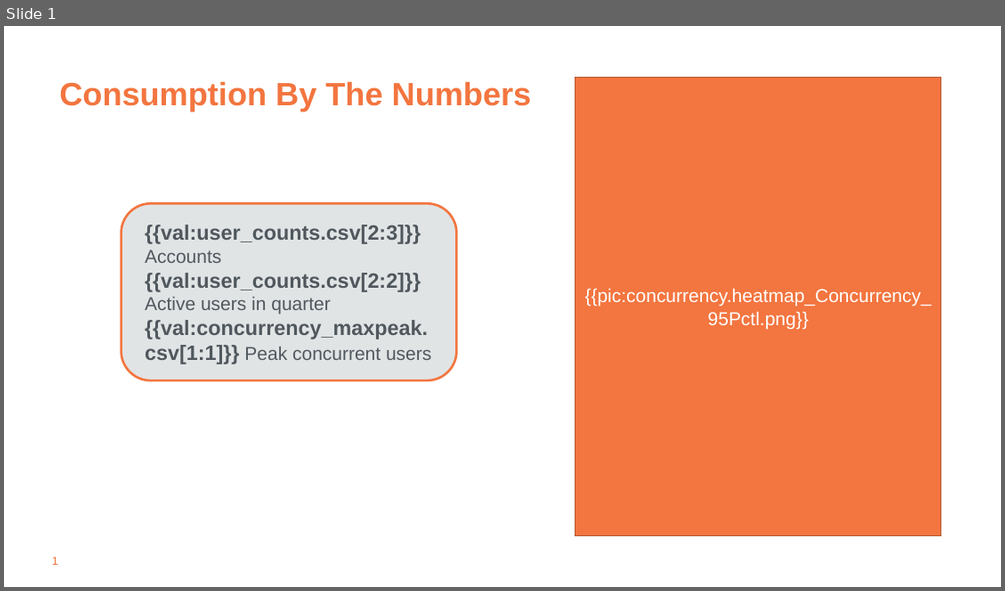
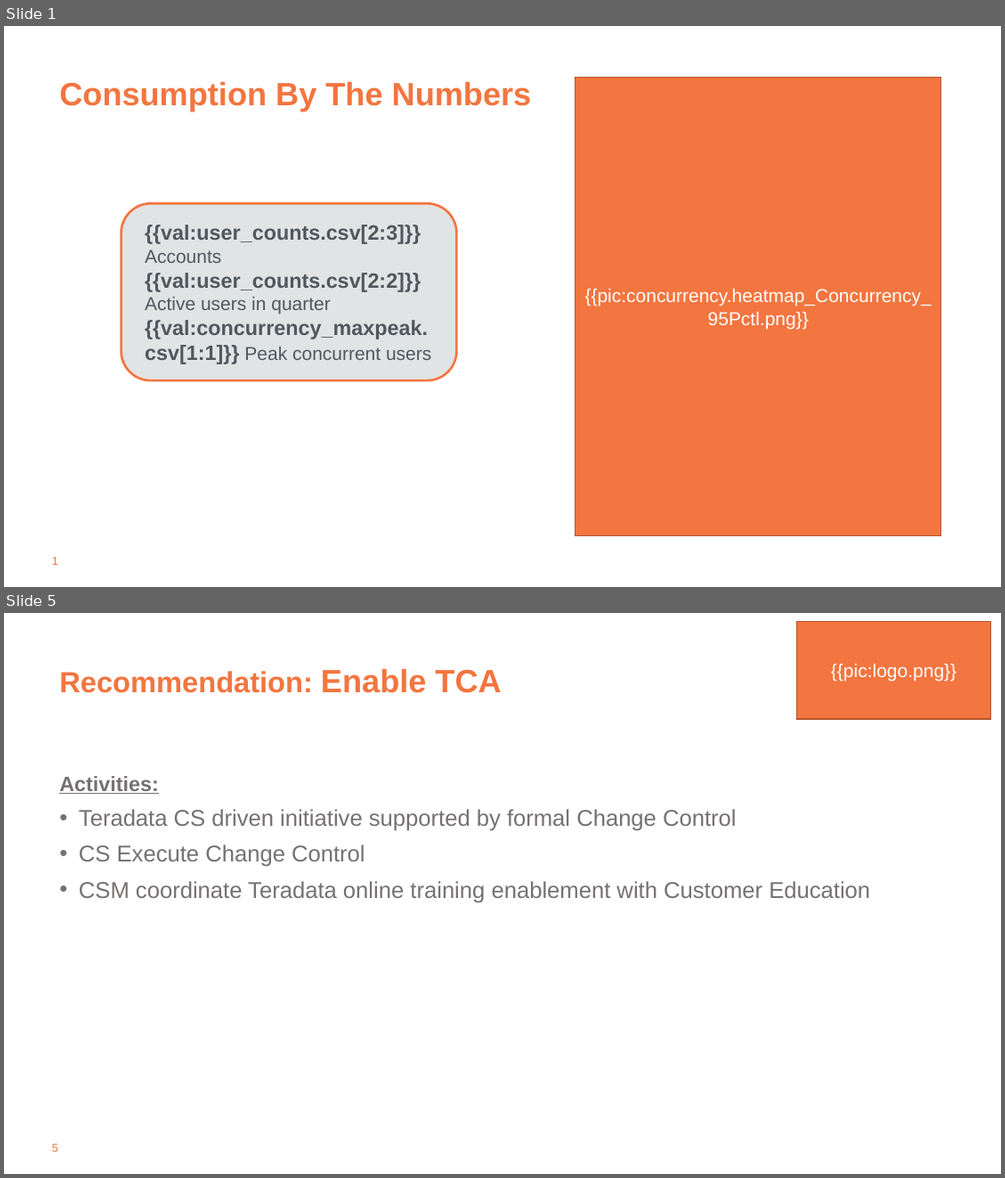
Before and after one commit to tdcoa/sql, a slide deck: filesets/success_plan/success_plan.pptx. Shown one above the other, each under a label of ours: slide 1 before the commit, slides 1 and 5 after it; the slides between them are not shown. The pictures are 1005x591 and 1005x1178 pixels, drawn with LibreOffice and Linux fonts; fonts in the diff are those of the drawing; background and template pictures are left out. Boxes give left, top, right and bottom in pixels: in the first picture for what was removed or moved away, otherwise in the second. Text is boxed around its words. In the diff, an @@ line names an element or a change of style, - is before the commit and + after.

```diff
--- a/filesets/success_plan/success_plan.pptx
+++ b/filesets/success_plan/success_plan.pptx
@@ slide 5 added at <box>4,613,1001,1174</box>, background #FFFFFF; not listed: 1 template element that a slide beside it also shows @@
@@ rectangle added at <box>797,622,991,719</box>, fill #F3753F, outline #B4572F 1 pt, 18 pt, text #FFFFFF @@
+{{pic:logo.png}}
@@ title added at <box>59,668,501,693</box>, 28 pt, text #F3753F, bold @@
+Recommendation: Enable TCA
@@ text added at <box>59,776,870,903</box>, 22 pt, text #767171 @@
+Activities:
+  • Teradata CS driven initiative supported by formal Change Control
+  • CS Execute Change Control
+  • CSM coordinate Teradata online training enablement with Customer Education
```
Also in this commit, not shown: 3 other slides added.
